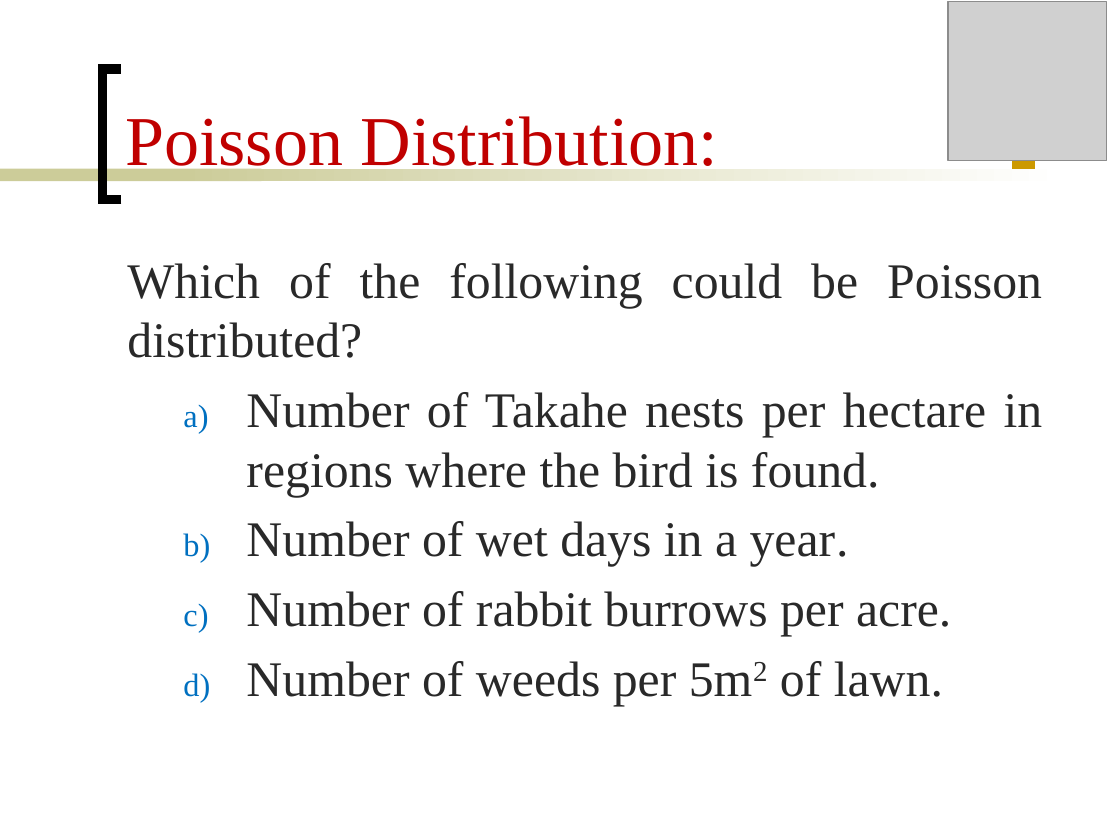
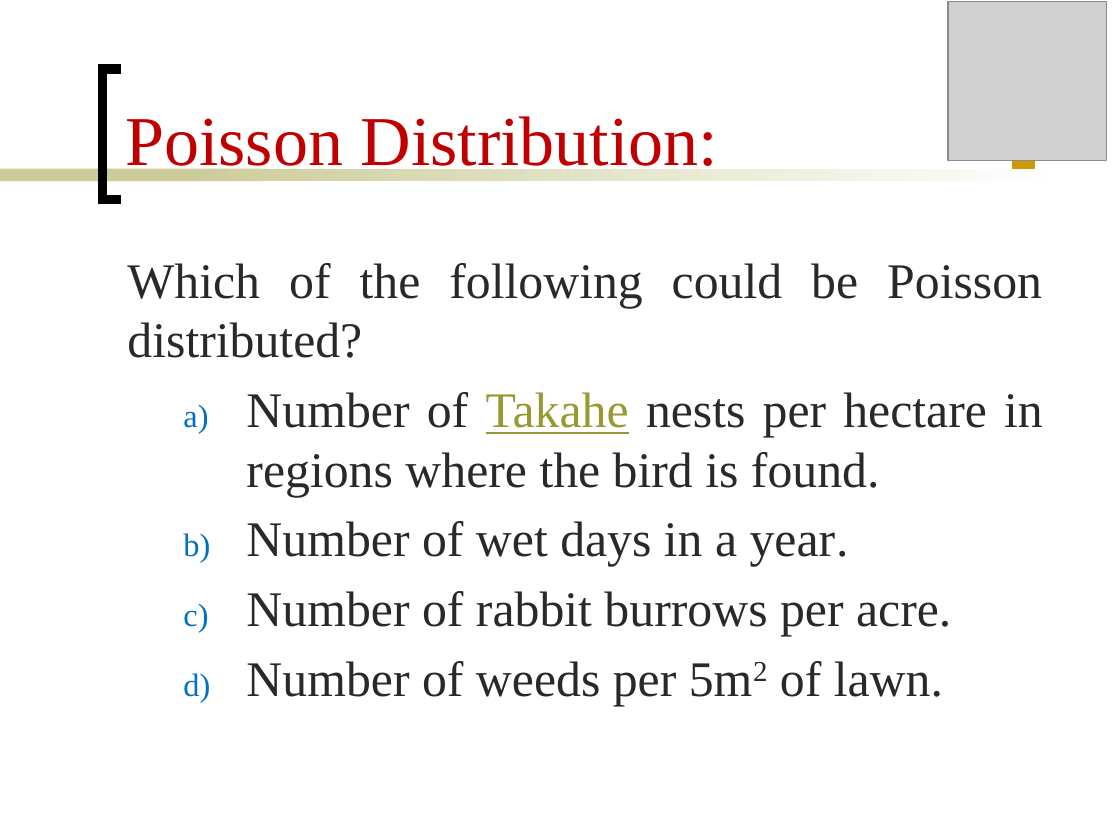
Before and after one commit to Mayooran1987/MC3020, a slide deck: slide 29 of Lec_2.pptx. Drawn at 1120x840 pixels with LibreOffice and Linux fonts; fonts in the diff are those of the drawing; grey boxes stand for pictures. Boxes give left, top, right and bottom in pixels: in the first picture for what was removed or moved away, otherwise in the second. Text is boxed around its words. In the diff, an @@ line names an element or a change of style, - is before the commit and + after.

```diff
--- a/Lec_2.pptx
+++ b/Lec_2.pptx
@@ text at box(246, 392, 1043, 497): text colour #292929 to #999933, underline on in "Takahe" @@
```
Also in this commit, not shown: 52 other slides changed, 1 other file.
